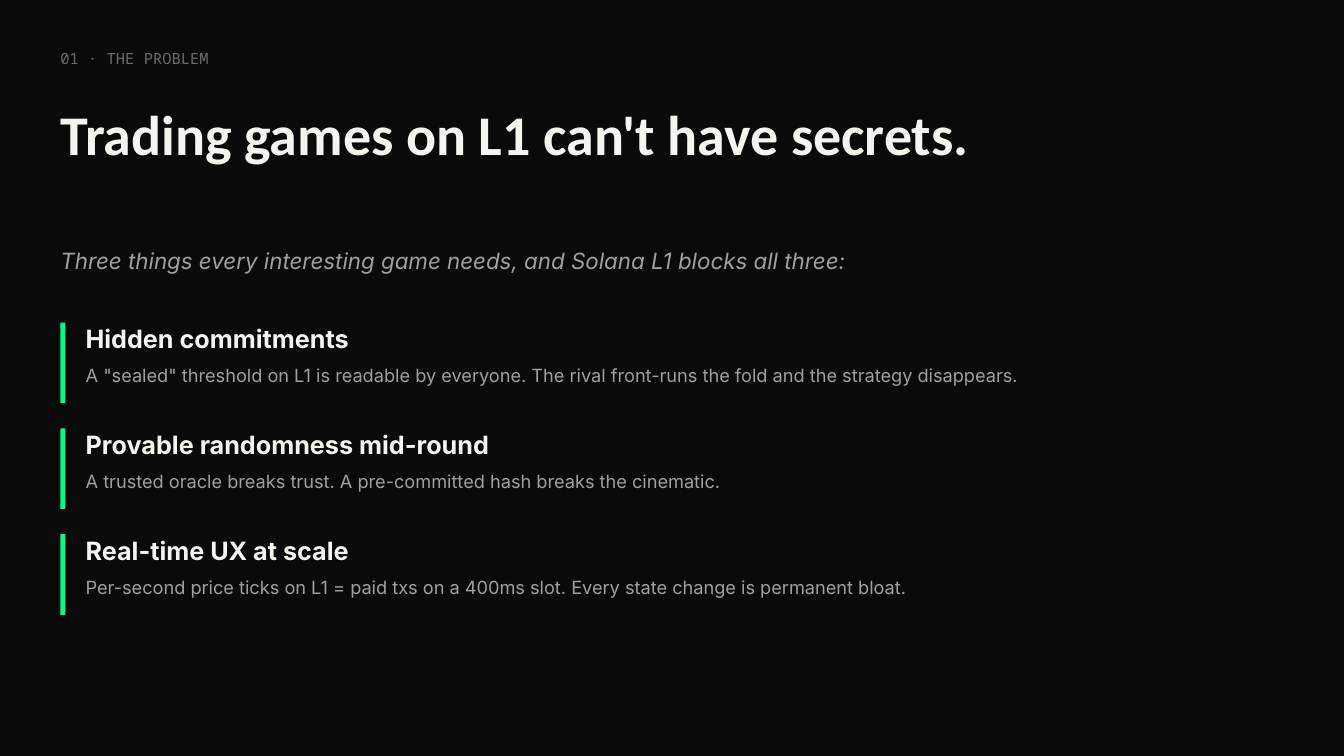
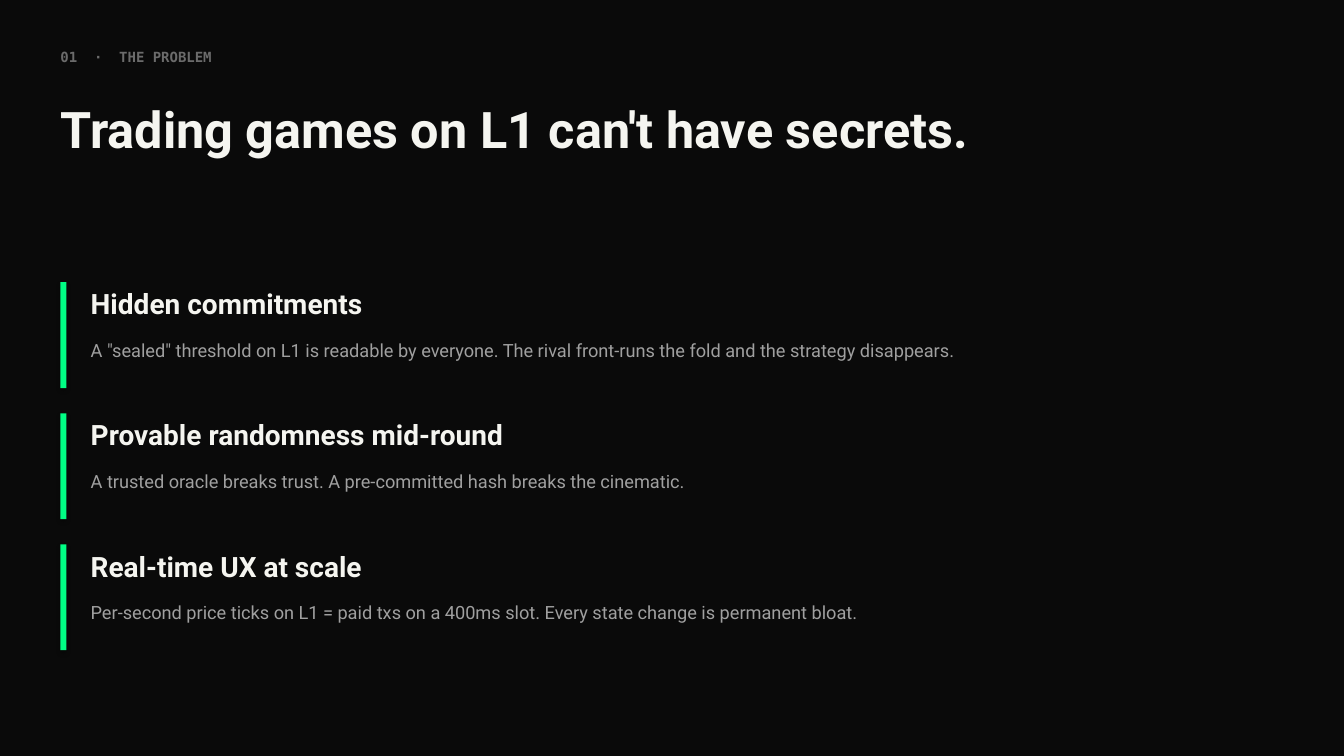
Before and after one commit to Rujul-1105/conviction, a slide deck: slide 2 of docs/conviction-pitch-deck.pptx. Drawn at 1344x756 pixels with LibreOffice and Linux fonts; fonts in the diff are those of the drawing. Boxes give left, top, right and bottom in pixels: in the first picture for what was removed or moved away, otherwise in the second. Text is boxed around its words. In the diff, an @@ line names an element or a change of style, - is before the commit and + after.

Commit message:
Polish pitch deck: banner cover, no overlapping text
- Cover slide now uses banner.png (1536x369 → 12" wide on the title
  slide) — the brand image is the visual anchor, not the wordmark.
- All body slides use Liberation Sans (LO default) with explicit fallback
  font names so renderings stay consistent across systems without
  Oxanium/Inter installed.
- Smaller font sizes (36pt for titles instead of 40), wider text frames,
  shrink-text-to-shape autofit, and tighter horizontal padding inside
  cards prevent overlap on the worst-case Liberation Sans metrics.
- Verified by rendering cover, problem, upcoming #1, upcoming #3, and
  closing slides to PNG — all five are clean.

```diff
--- a/docs/conviction-pitch-deck.pptx
+++ b/docs/conviction-pitch-deck.pptx
@@ text "01 · THE PROBLEM" at (60, 52, 212, 62): size 11 to 10 pt, font Noto Sans Mono to DejaVu Sans Mono, bold on @@
@@ text "Trading games on L1 can't ..." at (60, 110, 968, 159): size 40 to 36 pt, font Calibri to Roboto @@
@@ text removed at (60, 252, 845, 274) @@
-Three things every interesting game needs, and Solana L1 blocks all three:
@@ rectangle: place and size @@
-rectangle at (60, 323, 66, 403)
+rectangle at (60, 282, 67, 388)
@@ size 18 to 20 pt, font Inter to Roboto in 3 elements at (91, 424, 503, 446), (91, 556, 362, 578), (91, 293, 362, 315) @@
@@ text "Hidden commitments": place and size @@
-text "Hidden commitments" at (86, 328, 349, 349)
+text "Hidden commitments" at (91, 293, 362, 315)
@@ text "A "sealed" threshold on L1 ...": place and size @@
-text "A "sealed" threshold on L1 ..." at (86, 368, 1018, 386)
+text "A "sealed" threshold on L1 ..." at (91, 343, 954, 361)
@@ rectangle: place and size @@
-rectangle at (60, 429, 66, 509)
+rectangle at (60, 413, 67, 519)
@@ text "Provable randomness mid-round": place and size @@
-text "Provable randomness mid-round" at (86, 434, 489, 455)
+text "Provable randomness mid-round" at (91, 424, 503, 446)
@@ rectangle: place and size @@
-rectangle at (60, 534, 66, 615)
+rectangle at (60, 544, 67, 650)
@@ text "Real-time UX at scale": place and size @@
-text "Real-time UX at scale" at (86, 540, 349, 561)
+text "Real-time UX at scale" at (91, 556, 362, 578)
@@ font Inter to Roboto in 3 elements at (91, 474, 684, 492), (91, 343, 954, 361), (91, 605, 858, 623) @@
@@ text "Per-second price ticks on L1 ...": place and size @@
-text "Per-second price ticks on L1 ..." at (86, 580, 906, 598)
+text "Per-second price ticks on L1 ..." at (91, 605, 858, 623)
```
Also in this commit, not shown: 13 other slides changed, 1 other file.
